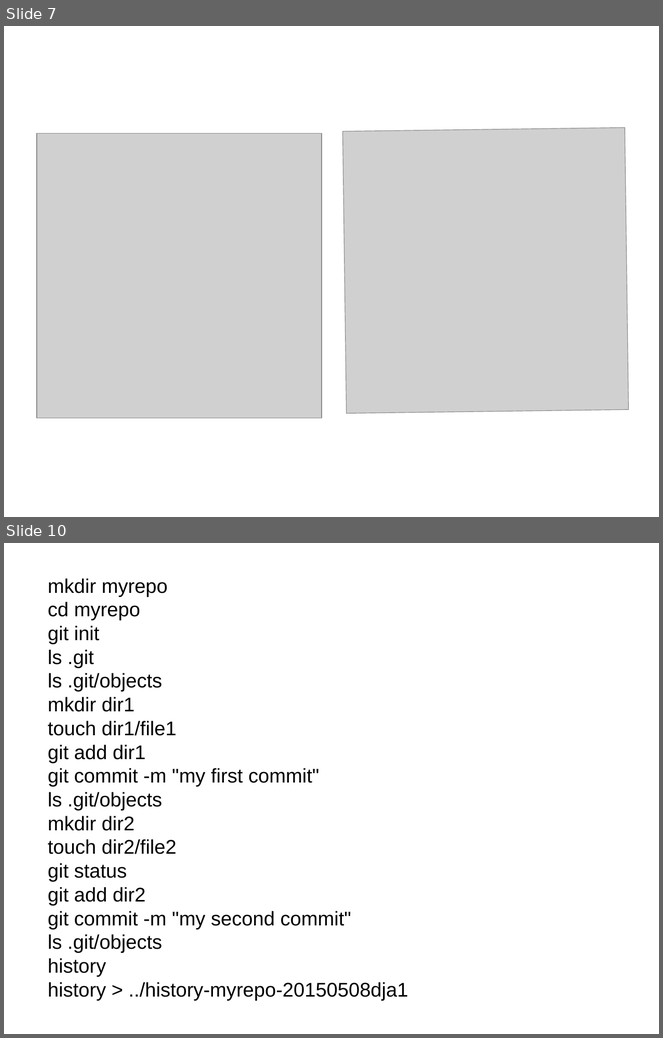
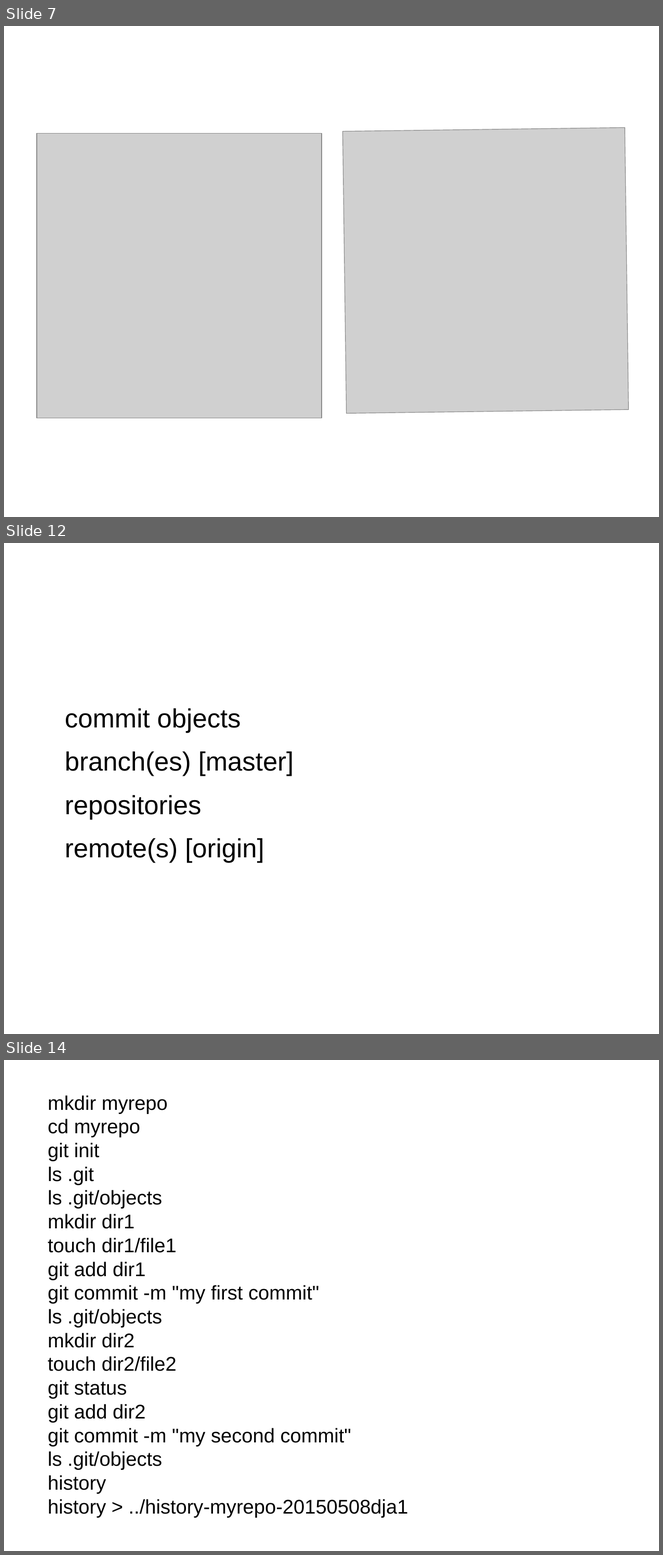
Before and after one commit to decause/hfoss, a slide deck: static/decks/g-b4-gh-txt.odp. Shown one above the other, each under a label of ours: slides 7 and 10 before the commit, slides 7, 12 and 14 after it; the slides between them are not shown. The pictures are 663x1038 and 663x1555 pixels, drawn with LibreOffice and Linux fonts; fonts in the diff are those of the drawing; grey boxes stand for pictures. Boxes give left, top, right and bottom in pixels: in the first picture for what was removed or moved away, otherwise in the second. Text is boxed around its words. In the diff, an @@ line names an element or a change of style, - is before the commit and + after.

```diff
--- a/static/decks/g-b4-gh-txt.odp
+++ b/static/decks/g-b4-gh-txt.odp
@@ slide 12 added at (x1=4, y1=543, x2=659, y2=1034), background #FFFFFF @@
@@ text added at (x1=65, y1=708, x2=294, y2=863), 32 pt, text #000000 @@
+commit objects
+branch(es) [master]
+repositories
+remote(s) [origin]
@@ what was slide 10 is now slide 14 @@
```
Also in this commit, not shown: 3 slides changed, 3 other slides added.
